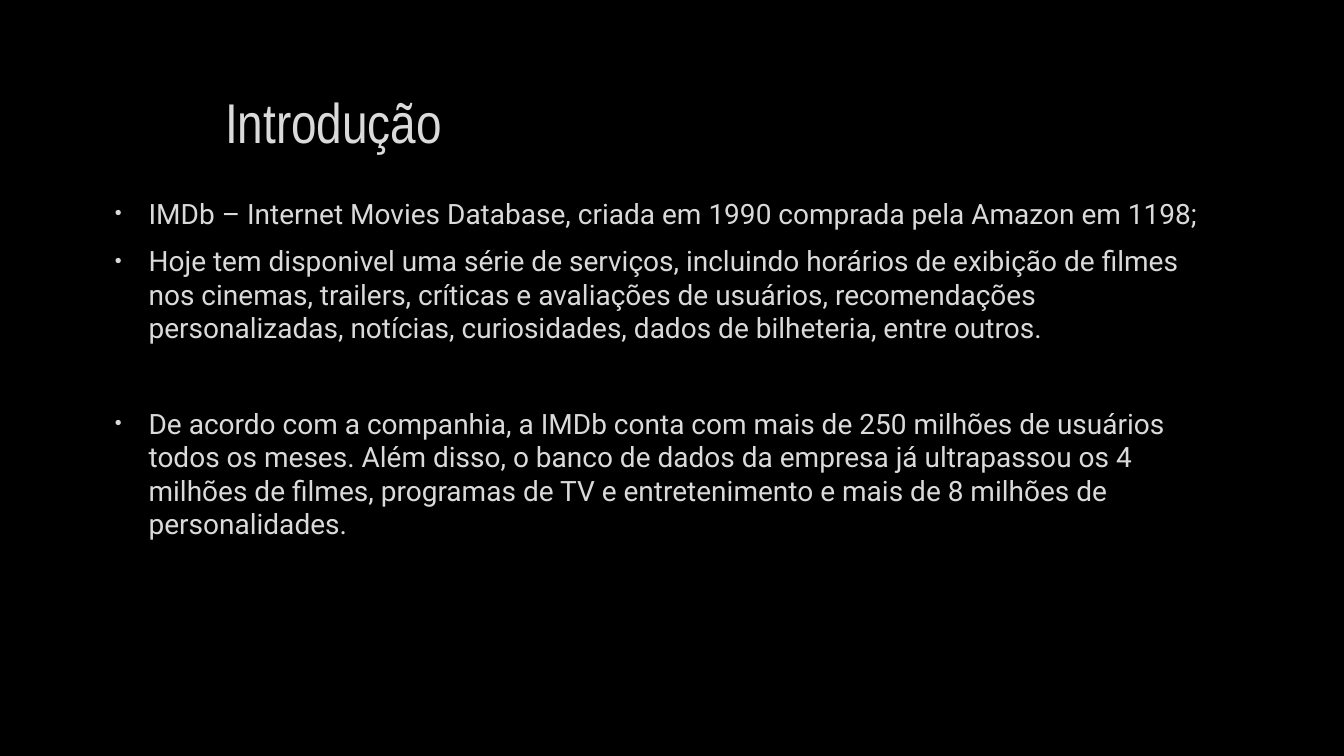
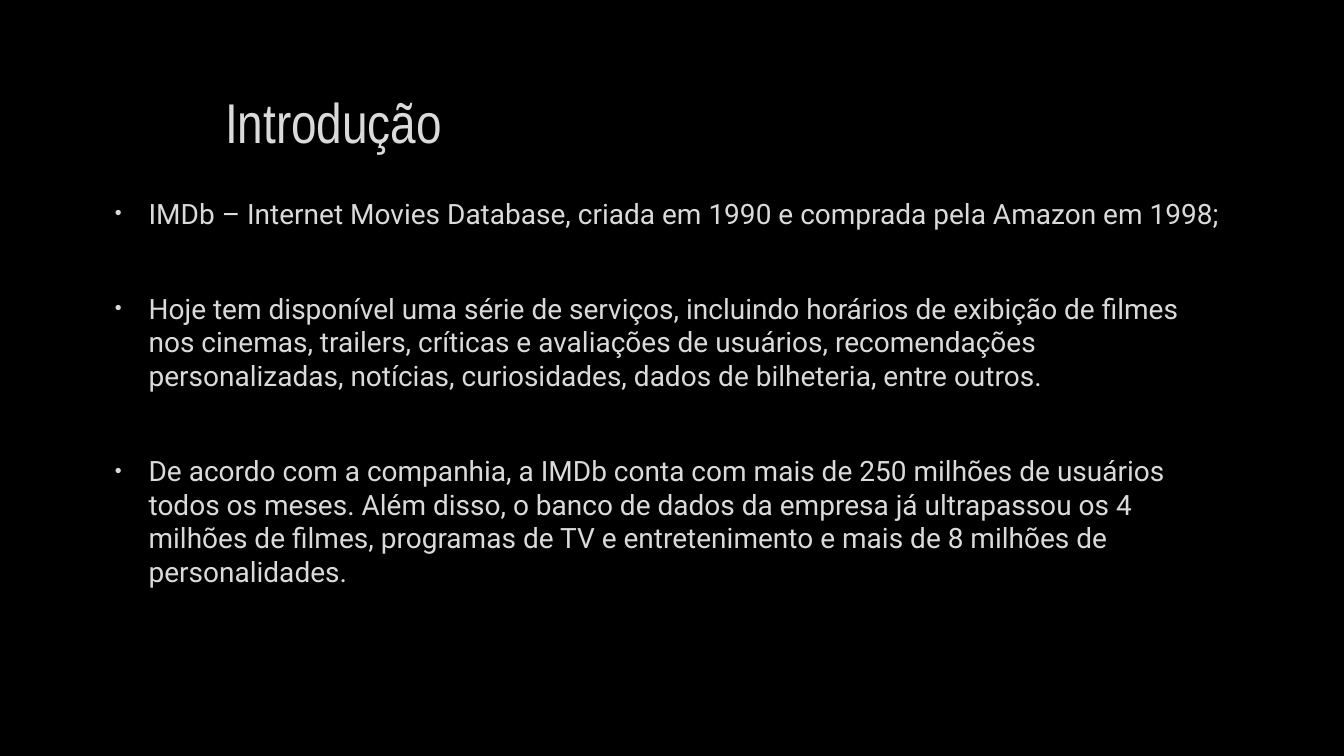
Before and after one commit to ProencaC/imdb, a slide deck: slide 2 of Docs/Apresentação.pptx. Drawn at 1344x756 pixels with LibreOffice and Linux fonts; fonts in the diff are those of the drawing; background and template pictures are left out. Boxes give left, top, right and bottom in pixels: in the first picture for what was removed or moved away, otherwise in the second. Text is boxed around its words. In the diff, an @@ line names an element or a change of style, - is before the commit and + after.

Commit message:
Apresentação

```diff
--- a/Docs/Apresentação.pptx
+++ b/Docs/Apresentação.pptx
@@ text at (x1=149, y1=203, x2=1219, y2=392): text changed @@
-• IMDb – Internet Movies Database, criada em 1990 comprada pela Amazon em 1198;
-• Hoje tem disponivel uma série de serviços, incluindo horários de exibição de filmes nos cinemas, trailers, críticas e avaliações de usuários, recomendações personalizadas, notícias, curiosidades, dados de bilheteria, entre outros.
+• IMDb – Internet Movies Database, criada em 1990 e comprada pela Amazon em 1998;
+• Hoje tem disponível uma série de serviços, incluindo horários de exibição de filmes nos cinemas, trailers, críticas e avaliações de usuários, recomendações personalizadas, notícias, curiosidades, dados de bilheteria, entre outros.
```
Also in this commit, not shown: 4 other slides changed, 8 slides added, 4 slides removed.
